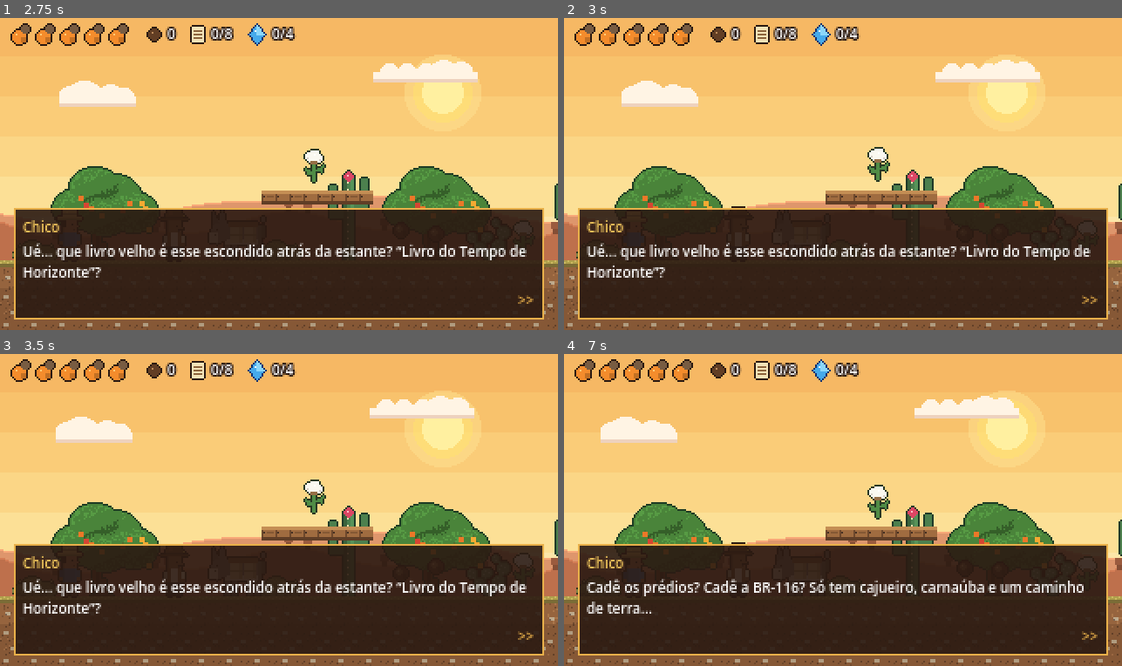
Above: before the commit, frames 1-4 (two rows, left to right).
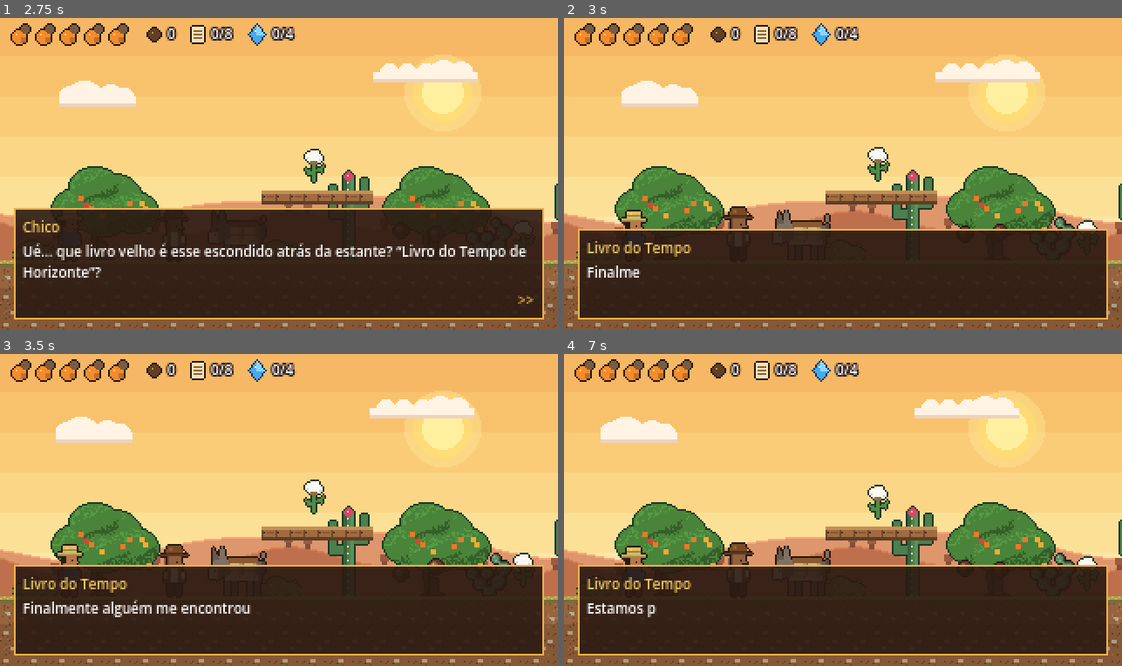
Above: after the commit, the same moments.

Repository: helicleiton/horizonte-jornada-no-tempo
Game: Godot game, scene res://scenes/levels/fase_teste.tscn
Same seed, same stepped clock (60 frames per second), same inputs: the game is played once before the commit and once after it.
Inputs (mouse positions are in pixels of both pictures, inside the frame that each line leads up to):
- Up to frame 1 (2.75 s): tap Enter at 0.5 s; move the mouse to (401, 158) at 0.52 s; hold D (mover_direita) 0.53-1.25 s; hold Tab (almanaque) 0.53-1.25 s; click (401, 158) at 0.67 s; tap Space (pular) at 0.77, 1.07 s; tap E (interagir) at 0.8 s; drag from (167, 189) to (66, 236) at 1.27 s; move the mouse to (334, 105) at 2.02 s; hold A (mover_esquerda) from 2.03 s (still down); hold Space (pular) from 2.03 s (still down); click (334, 105) at 2.17 s; tap Tab (almanaque) at 2.3 s
- Up to frame 2 (3 s): release A (mover_esquerda) at 2.75 s; release Space (pular) at 2.75 s; drag from (815, 236) to (876, 164) at 2.77 s
- Up to frame 3 (3.5 s): no input
- Up to frame 4 (7 s): move the mouse to (1010, 556) at 3.52 s; hold D (mover_direita) 3.53-4.25 s; hold E (interagir) 3.53-4.25 s; click (1010, 556) at 3.67 s; tap Space (pular) at 3.77, 3.8, 4.07, 6.77 s; drag from (675, 463) to (876, 500) at 4.27 s; move the mouse to (870, 510) at 5.02 s; hold D (mover_direita) 5.03-5.75 s; hold E (interagir) 5.03-5.75 s; tap Q at 5.1 s; click (870, 510) at 5.17 s; drag from (759, 432) to (1088, 569) at 5.77 s; move the mouse to (965, 494) at 6.52 s; hold A (mover_esquerda) from 6.53 s (still down); hold E (interagir) from 6.53 s (still down); click (965, 494) at 6.67 s; tap Tab (almanaque) at 6.8 s

Frame 1 is identical in both runs. In frame 2, 8.8% of the frame differs, in the area x 2-98%, y 60-92%; in frame 3, 9.3%; in frame 4, 8.8%.

Commit message:
feat: Adiciona controles de toque, melhorias no HUD e diálogos

Diff:
--- a/data/dialogos_fase1.json
+++ b/data/dialogos_fase1.json
@@ -12,7 +12,7 @@
 			"a7": {"quem": "{nome}", "fala": "Cadê os prédios? Cadê a BR-116? Só tem cajueiro, carnaúba e um caminho de terra...", "proximo": "a8"},
 			"a8": {"quem": "Livro do Tempo", "fala": "Estamos por volta de 1932. Este lugar é o Olho d'Água, um pequeno povoado que ainda pertence a Aquiraz.", "proximo": "a9"},
 			"a9": {"quem": "Livro do Tempo", "fala": "Converse com o povo daqui e escute com atenção. Quem guarda a memória deste lugar vai te testar no fim do caminho.", "proximo": "a10"},
-			"a10": {"quem": "Livro do Tempo", "fala": "[E] conversa. [Espaço] pula. [Tab] abre o Almanaque com tudo o que você descobrir.", "proximo": null}
+			"a10": {"quem": "Livro do Tempo", "fala": "[E] conversa. [Espaço] pula. [Tab] abre o Almanaque com tudo o que você descobrir.", "fala_toque": "Use as setas para andar e a seta para cima para pular. O balão conversa, e o livro no canto abre o Almanaque com tudo o que você descobrir.", "proximo": null}
 		}
 	},
 
--- a/project.godot
+++ b/project.godot
@@ -20,6 +20,7 @@
 GameState="*res://scripts/autoload/game_state.gd"
 AudioManager="*res://scripts/autoload/audio_manager.gd"
 DialogueBox="*res://scripts/autoload/dialogue_box.gd"
+ControlesToque="*res://scripts/autoload/controles_toque.gd"
 
 [display]
 
--- /dev/null
+++ b/scripts/autoload/controles_toque.gd
@@ -0,0 +1,67 @@
+extends CanvasLayer
+## Controles na tela para celular e tablet (autoload "ControlesToque").
+##
+## Só aparece em aparelhos com tela de toque. Cada botão é um TouchScreenButton
+## que dispara a mesma ação do teclado ("mover_esquerda", "pular" etc.), então
+## o resto do jogo não precisa saber se a entrada veio do teclado ou do dedo.
+## Em celular a escala deixa de ser inteira, para o jogo ocupar a tela toda.
+
+const SPR := "res://assets/sprites/toque_%s.png"
+
+var _movimento: Array[TouchScreenButton] = []
+var _falar: TouchScreenButton
+var _almanaque: TouchScreenButton
+var _tela_cheia: TouchScreenButton
+
+
+func _ready() -> void:
+	layer = 20
+	process_mode = Node.PROCESS_MODE_ALWAYS
+	if not GameState.toque:
+		return
+	get_tree().root.content_scale_stretch = Window.CONTENT_SCALE_STRETCH_FRACTIONAL
+	_movimento.append(_botao("esquerda", "mover_esquerda", Vector2(4, 146)))
+	_movimento.append(_botao("direita", "mover_direita", Vector2(38, 146)))
+	_movimento.append(_botao("pular", "pular", Vector2(286, 146)))
+	_falar = _botao("falar", "interagir", Vector2(256, 152))
+	_movimento.append(_falar)
+	_almanaque = _botao("almanaque", "almanaque", Vector2(294, 3))
+	_tela_cheia = _botao("tela_cheia", "", Vector2(274, 5))
+	_tela_cheia.pressed.connect(_alternar_tela_cheia)
+	# Esquerda e direita: dá para deslizar o dedo de um botão para o outro.
+	_movimento[0].passby_press = true
+	_movimento[1].passby_press = true
+
+
+func _process(_delta: float) -> void:
+	if not GameState.toque:
+		return
+	var em_dialogo: bool = DialogueBox.ativo
+	var pausado := get_tree().paused
+	for botao in _movimento:
+		botao.visible = not (em_dialogo or pausado)
+	# O diálogo avança tocando na própria caixa de texto.
+	_almanaque.visible = not em_dialogo
+	var jogador := get_tree().get_first_node_in_group("jogador")
+	var perto: bool = jogador != null and jogador.has_method("pode_interagir") and jogador.pode_interagir()
+	_falar.modulate.a = 1.0 if perto else 0.35
+
+
+func _botao(nome: String, acao: String, posicao: Vector2) -> TouchScreenButton:
+	var botao := TouchScreenButton.new()
+	botao.texture_normal = load(SPR % nome)
+	botao.texture_pressed = load(SPR % (nome + "_apertado"))
+	botao.action = acao
+	botao.position = posicao
+	var forma := CircleShape2D.new()
+	# Área de toque um pouco maior que o desenho: dedo é menos preciso que mouse.
+	forma.radius = botao.texture_normal.get_width() * 0.6
+	botao.shape = forma
+	botao.shape_centered = true
+	add_child(botao)
+	return botao
+
+
+func _alternar_tela_cheia() -> void:
+	var cheia := DisplayServer.window_get_mode() == DisplayServer.WINDOW_MODE_FULLSCREEN
+	DisplayServer.window_set_mode(DisplayServer.WINDOW_MODE_WINDOWED if cheia else DisplayServer.WINDOW_MODE_FULLSCREEN)
--- a/scripts/autoload/dialogue_box.gd
+++ b/scripts/autoload/dialogue_box.gd
@@ -74,10 +74,21 @@
 		return
 	if event.is_action_pressed("interagir") or event.is_action_pressed("pular"):
 		get_viewport().set_input_as_handled()
-		if _digitando:
-			_terminar_fala()
-		elif _opcoes.get_child_count() == 0:
-			_ir_para(_no_atual.get("proximo"))
+		_avancar()
+
+
+## Tocar (ou clicar) na caixa de texto também avança: é assim que se joga no celular.
+func _on_painel_gui_input(event: InputEvent) -> void:
+	if event is InputEventMouseButton and event.pressed and event.button_index == MOUSE_BUTTON_LEFT:
+		_painel.accept_event()
+		_avancar()
+
+
+func _avancar() -> void:
+	if _digitando:
+		_terminar_fala()
+	elif _opcoes.get_child_count() == 0:
+		_ir_para(_no_atual.get("proximo"))
 
 
 func _escolher_inicio() -> String:
@@ -110,7 +121,10 @@
 	_no_atual = nos[chave]
 	_aplicar_efeitos(_no_atual)
 	_nome.text = _formatar(_no_atual.get("quem", _dados.get("nome", "")))
-	_texto.text = _formatar(_no_atual.get("fala", ""))
+	var fala: String = _no_atual.get("fala", "")
+	if GameState.toque:
+		fala = _no_atual.get("fala_toque", fala)
+	_texto.text = _formatar(fala)
 	_texto.visible_characters = 0
 	_caracteres = 0.0
 	_ultimo_blip = 0
@@ -212,10 +226,14 @@
 	estilo.set_border_width_all(1)
 	estilo.set_content_margin_all(5)
 	_painel.add_theme_stylebox_override("panel", estilo)
+	_painel.mouse_filter = Control.MOUSE_FILTER_STOP
+	_painel.gui_input.connect(_on_painel_gui_input)
 	add_child(_painel)
 
+	# Textos deixam o toque passar para o painel; só os botões de opção o seguram.
 	var coluna := VBoxContainer.new()
 	coluna.add_theme_constant_override("separation", 2)
+	coluna.mouse_filter = Control.MOUSE_FILTER_IGNORE
 	_painel.add_child(coluna)
 
 	_nome = Label.new()
@@ -228,11 +246,13 @@
 	_texto.fit_content = true
 	_texto.scroll_active = false
 	_texto.custom_minimum_size = Vector2(0, 22)
+	_texto.mouse_filter = Control.MOUSE_FILTER_IGNORE
 	_texto.add_theme_font_size_override("normal_font_size", 8)
 	coluna.add_child(_texto)
 
 	_opcoes = VBoxContainer.new()
 	_opcoes.add_theme_constant_override("separation", 1)
+	_opcoes.mouse_filter = Control.MOUSE_FILTER_IGNORE
 	coluna.add_child(_opcoes)
 
 	_continuar = Label.new()
--- a/scripts/autoload/game_state.gd
+++ b/scripts/autoload/game_state.gd
@@ -16,6 +16,8 @@
 
 ## "Chico" ou "Luzia" — usado nos diálogos através de {nome}.
 var nome_protagonista := "Chico"
+## Celular/tablet: mostra os controles na tela e troca as dicas de teclado.
+var toque := DisplayServer.is_touchscreen_available()
 var sementes := 0
 var cajus := CAJUS_MAX
 var itens := {}
@@ -98,6 +100,11 @@
 	return flags.get(nome, false)
 
 
+## Escolhe a dica certa para o aparelho: teclado ou tela de toque.
+func dica(teclado: String, tela: String) -> String:
+	return tela if toque else teclado
+
+
 # --- Controles -----------------------------------------------------------------
 
 ## Cria as ações de entrada por código para o projeto rodar sem configurar
--- a/scripts/npc/npc.gd
+++ b/scripts/npc/npc.gd
@@ -24,7 +24,7 @@
 			_sprite.flip_h = olhar_esquerda
 			add_child(_sprite)
 	_indicador = Label.new()
-	_indicador.text = "%s [E]" % nome_exibido
+	_indicador.text = GameState.dica("%s [E]", "%s") % nome_exibido
 	_indicador.horizontal_alignment = HORIZONTAL_ALIGNMENT_CENTER
 	_indicador.add_theme_font_size_override("font_size", 8)
 	_indicador.add_theme_color_override("font_outline_color", Color("2b1a12"))
--- a/scripts/player/player.gd
+++ b/scripts/player/player.gd
@@ -181,6 +181,17 @@
 
 
 func _interagir() -> void:
+	var alvo := _alvo_interacao()
+	if alvo:
+		alvo.interagir(self)
+
+
+## Usado pelos controles de toque para acender o botão de conversar.
+func pode_interagir() -> bool:
+	return estado == Estado.NORMAL and _alvo_interacao() != null
+
+
+func _alvo_interacao() -> Node2D:
 	var alvo: Node2D = null
 	var menor_distancia := INF
 	for area in _area_interacao.get_overlapping_areas():
@@ -190,8 +201,7 @@
 		if distancia < menor_distancia:
 			menor_distancia = distancia
 			alvo = area
-	if alvo:
-		alvo.interagir(self)
+	return alvo
 
 
 # --- API usada por inimigos, fases e pela caixa de diálogo --------------------
--- a/scripts/ui/hud.gd
+++ b/scripts/ui/hud.gd
@@ -51,7 +51,7 @@
 func _on_pagina_coletada(id: String) -> void:
 	_atualizar()
 	var titulo: String = _paginas.get(id, {}).get("titulo", id)
-	_mostrar_aviso("Nova página do Almanaque: %s  [Tab]" % titulo)
+	_mostrar_aviso("Nova página do Almanaque: %s  %s" % [titulo, GameState.dica("[Tab]", "")])
 
 
 func _on_fragmento_coletado(_fase: int) -> void:
@@ -86,7 +86,7 @@
 			texto += "[b]%s[/b]\n%s\n[i]Fonte: %s[/i]\n\n" % [pagina["titulo"], pagina["texto"], pagina.get("fonte", "")]
 		else:
 			texto += "[color=#8a7a66]??? — página ainda não encontrada[/color]\n\n"
-	texto += "[center][Tab] ou [Esc] para fechar[/center]"
+	texto += "[center]%s[/center]" % GameState.dica("[Tab] ou [Esc] para fechar", "Toque no livro para fechar")
 	_texto_almanaque.text = texto
 
 
@@ -141,7 +141,14 @@
 	_texto_almanaque.add_theme_color_override("default_color", Color("2b1a12"))
 	for fonte in ["normal_font_size", "bold_font_size", "italics_font_size"]:
 		_texto_almanaque.add_theme_font_size_override(fonte, 8)
+	_texto_almanaque.gui_input.connect(_rolar_almanaque_com_dedo)
 	_painel_almanaque.add_child(_texto_almanaque)
+
+
+## No celular, arrastar o dedo sobre o texto rola as páginas do Almanaque.
+func _rolar_almanaque_com_dedo(event: InputEvent) -> void:
+	if event is InputEventScreenDrag:
+		_texto_almanaque.get_v_scroll_bar().value -= event.relative.y
 
 
 ## Ícone + número, como "(semente) 12".
Binary file added: assets/sprites/toque_almanaque.png
Not shown, added: assets/sprites/toque_almanaque.png.import
Binary file added: assets/sprites/toque_almanaque_apertado.png
Not shown, added: assets/sprites/toque_almanaque_apertado.png.import
Binary file added: assets/sprites/toque_direita.png
Not shown, added: assets/sprites/toque_direita.png.import
Binary file added: assets/sprites/toque_direita_apertado.png
Not shown, added: assets/sprites/toque_direita_apertado.png.import
Binary file added: assets/sprites/toque_esquerda.png
Not shown, added: assets/sprites/toque_esquerda.png.import
Binary file added: assets/sprites/toque_esquerda_apertado.png
Not shown, added: assets/sprites/toque_esquerda_apertado.png.import
(and 15 more such lines)
